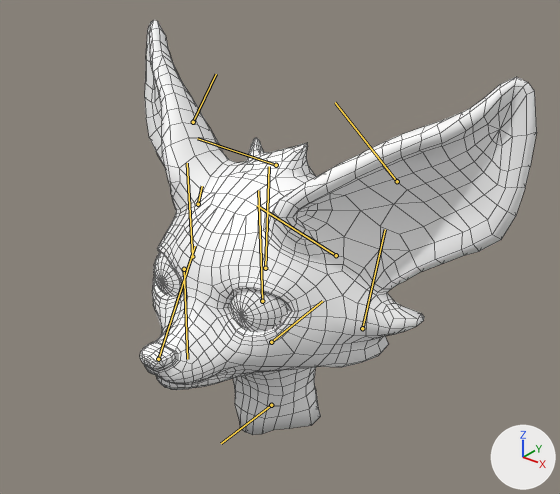
The FBX model Assets/Art/Animations/UFennec/Anim_Fennec_Run_60fps.fbx as it was, and as the next commit left it.
One viewpoint serves both versions: a 50 mm camera at (0.842, -0.994, 2.194) aimed at (0.082, -0.045, 1.605). The axes (+X, +Y, +Z) are drawn at lower right. The lights are the same throughout. The bones that bend it are drawn over the model as lines. Mesh edges are drawn as thin lines.

Objects in the first picture: 'FENNEC'.
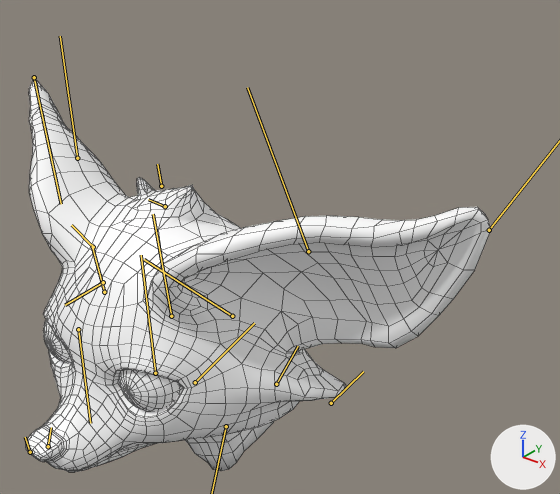
The newer file adds an action. The first version stands in its rest pose; the second is drawn at frame 24 of the action 'Take 001'.

Location of each change, [x1, y1, x2, y2] in pixels of the pictures (560 x 494 px):
```json
{"object": "FENNEC", "change": "posed", "before": [140, 20, 537, 435], "after": [26, 81, 491, 472], "on screen": "17% wider"}
{"bone": "Neck", "before": "(271, 342) to (322, 301)", "after": "(195, 382) to (254, 323)"}
{"bone": "R_Eye", "before": "(184, 269) to (187, 359)", "after": "(78, 329) to (90, 423)"}
{"bone": "L_Eye", "before": "(262, 301) to (258, 190)", "after": "(155, 373) to (141, 255)"}
{"bone": "L_Ear_Lower", "before": "(336, 255) to (257, 205)", "after": "(232, 316) to (144, 259)"}
{"bone": "L_Ear_Upper", "before": "(397, 181) to (335, 102)", "after": "(308, 251) to (247, 87)"}
{"bone": "R_Ear_Lower", "before": "(198, 204) to (202, 186)", "after": "(93, 247) to (71, 225)"}
{"bone": "R_Ear_Upper", "before": "(193, 122) to (216, 74)", "after": "(77, 158) to (60, 36)"}
{"bone": "L_CheekFur", "before": "(362, 328) to (385, 229)", "after": "(276, 384) to (298, 346)"}
{"bone": "R_CheekFur", "before": "(192, 256) to (187, 163)", "after": "(104, 292) to (91, 244)"}
```

The change, as JSON lines over the scene's bpy script:
```json
{"block": "bone_root_fennec", "where": "bone_root_fennec = bpy.data.objects['Armature'].pose.bones['ROOT_Fennec']"}
{"op": "set", "path": "bone_root_fennec.location", "old": "(0.0, 0.0, 0.0)", "new": "(1.7, 12.9, -1.2)"}
{"op": "set", "path": "bone_root_fennec.rotation_quaternion", "old": "(1.0, 0.0, 0.0, 0.0)", "new": "(0.947, 0.225, 0.082, 0.215)", "note": "degrees (0, 0, 0) -> degrees (28, 3, 26)"}
{"block": "bone_neck", "where": "bone_neck = bpy.data.objects['Armature'].pose.bones['Neck']  # child of 'ROOT_Fennec'"}
{"op": "set", "path": "bone_neck.rotation_quaternion", "old": "(1.0, 0.0, 0.0, 0.0)", "new": "(0.96, -0.247, 0.043, 0.122)", "note": "degrees (0, 0, 0) -> degrees (-28, 8, 12)"}
{"block": "bone_r_eye", "where": "bone_r_eye = bpy.data.objects['Armature'].pose.bones['R_Eye']  # child of 'Head'"}
{"op": "set", "path": "bone_r_eye.rotation_quaternion", "old": "(1.0, 0.0, 0.0, 0.0)", "new": "(0.996, -0.087, -0.002, -0.01)", "note": "degrees (0, 0, 0) -> degrees (-10, 0, -1)"}
{"block": "bone_l_eye", "where": "bone_l_eye = bpy.data.objects['Armature'].pose.bones['L_Eye']  # child of 'Head'"}
{"op": "set", "path": "bone_l_eye.rotation_quaternion", "old": "(1.0, 0.0, 0.0, 0.0)", "new": "(0.996, -0.088, 0.009, 0.01)", "note": "degrees (0, 0, 0) -> degrees (-10, 1, 1)"}
{"block": "bone_l_ear_lower", "where": "bone_l_ear_lower = bpy.data.objects['Armature'].pose.bones['L_Ear_Lower']  # child of 'Head'"}
{"op": "set", "path": "bone_l_ear_lower.rotation_quaternion", "old": "(1.0, 0.0, 0.0, 0.0)", "new": "(0.993, 0.0, -0.024, -0.112)", "note": "degrees (0, 0, 0) -> degrees (0, -3, -13)"}
{"block": "bone_l_ear_upper", "where": "bone_l_ear_upper = bpy.data.objects['Armature'].pose.bones['L_Ear_Upper']  # child of 'L_Ear_Lower'"}
{"op": "set", "path": "bone_l_ear_upper.rotation_quaternion", "old": "(1.0, 0.0, 0.0, 0.0)", "new": "(0.993, 0.0, 0.0, -0.122)", "note": "degrees (0, 0, 0) -> degrees (0, 0, -14)"}
{"block": "bone_r_ear_lower", "where": "bone_r_ear_lower = bpy.data.objects['Armature'].pose.bones['R_Ear_Lower']  # child of 'Head'"}
{"op": "set", "path": "bone_r_ear_lower.rotation_quaternion", "old": "(1.0, 0.0, 0.0, 0.0)", "new": "(0.993, -0.003, 0.021, -0.112)", "note": "degrees (0, 0, 0) -> degrees (-1, 2, -13)"}
{"block": "bone_r_ear_upper", "where": "bone_r_ear_upper = bpy.data.objects['Armature'].pose.bones['R_Ear_Upper']  # child of 'R_Ear_Lower'"}
{"op": "set", "path": "bone_r_ear_upper.rotation_quaternion", "old": "(1.0, 0.0, 0.0, 0.0)", "new": "(0.993, -0.002, -0.002, -0.122)", "note": "degrees (0, 0, 0) -> degrees (0, 0, -14)"}
{"block": "bone_l_cheekfur", "where": "bone_l_cheekfur = bpy.data.objects['Armature'].pose.bones['L_CheekFur']  # child of 'Head'"}
{"op": "set", "path": "bone_l_cheekfur.rotation_quaternion", "old": "(1.0, 0.0, 0.0, 0.0)", "new": "(0.987, 0.0, 0.0, -0.16)", "note": "degrees (0, 0, 0) -> degrees (0, 0, -18)"}
{"block": "bone_r_cheekfur", "where": "bone_r_cheekfur = bpy.data.objects['Armature'].pose.bones['R_CheekFur']  # child of 'Head'"}
{"op": "set", "path": "bone_r_cheekfur.rotation_quaternion", "old": "(1.0, 0.0, 0.0, 0.0)", "new": "(0.987, 0.001, -0.005, -0.159)", "note": "degrees (0, 0, 0) -> degrees (0, -1, -18)"}
```
